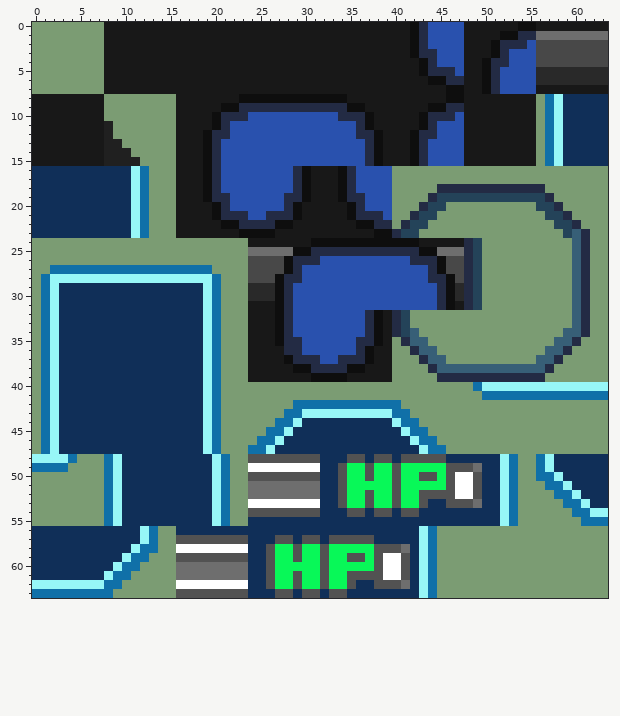
A pixel-art sprite gets an edit: graphics/party_menu/bg.png. Above: the version before the commit.
The file is 64x64 pixels. Colours within 5 levels of each other are drawn and written as one.
Once edited:
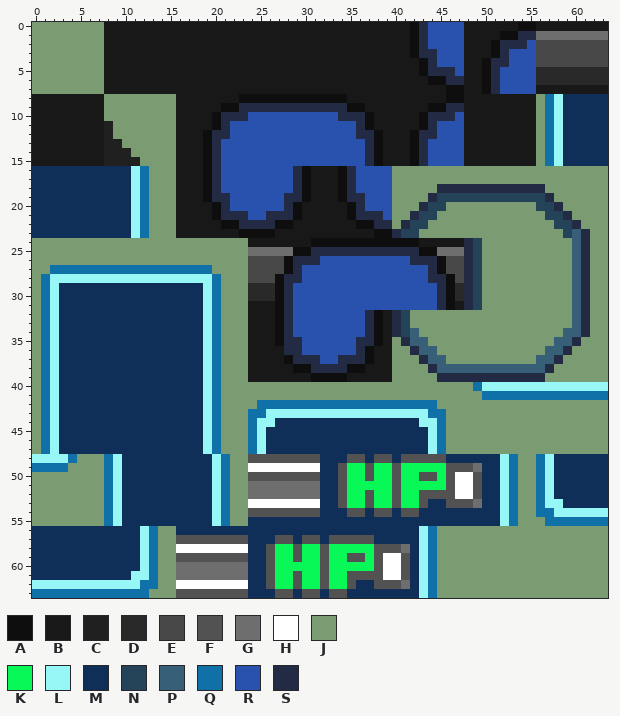
Palette (. is transparent): A #0e0e0e  B #181818  C #202020  D #292929  E #484848  F #525252  G #6e6e6e  H #ffffff  J #7b9c73  K #08f858  L #97f7f7  M #102f58  N #244359  P #375f77  Q #1070a8  R #2951ae  S #232b44
What changed:
{"y":42,"x":25,"old":"JJJJ","new":"QQQQ"}
{"y":42,"x":41,"old":"JJJJ","new":"QQQQ"}
{"y":43,"x":24,"old":"JJJJQQ","new":"QQLLLL"}
{"y":43,"x":40,"old":"QQJJJJ","new":"LLLLQQ"}
{"y":44,"x":24,"old":"JJJQQL","new":"QLLMMM"}
{"y":44,"x":40,"old":"LQQJJJ","new":"MMMLLQ"}
{"y":45,"x":24,"old":"JJQQL","new":"QLMMM"}
{"y":45,"x":41,"old":"LQQJJ","new":"MMMLQ"}
{"y":46,"x":24,"old":"JQQL","new":"QLMM"}
{"y":46,"x":42,"old":"LQQJ","new":"MMLQ"}
{"y":47,"x":25,"old":"QL","new":"LM"}
{"y":47,"x":43,"old":"LQ","new":"ML"}
{"y":50,"x":57,"old":"QL","new":"LM"}
{"y":51,"x":56,"old":"JQQL","new":"QLMM"}
{"y":52,"x":56,"old":"JJQQL","new":"QLMMM"}
{"y":53,"x":56,"old":"JJJQQL","new":"QLLMMM"}
{"y":54,"x":56,"old":"JJJJQQ","new":"QQLLLL"}
{"y":55,"x":57,"old":"JJJJ","new":"QQQQ"}
{"y":58,"x":11,"old":"LQ","new":"ML"}
{"y":59,"x":10,"old":"LQQJ","new":"MMLQ"}
{"y":60,"x":9,"old":"LQQJJ","new":"MMMLQ"}
{"y":61,"x":8,"old":"LQQJJJ","new":"MMMLLQ"}
{"y":62,"x":8,"old":"QQJJJJ","new":"LLLLQQ"}
{"y":63,"x":9,"old":"JJJJ","new":"QQQQ"}
{"label":"changed","picture_box":[248,400,302,454]}
{"label":"changed","picture_box":[392,400,446,454]}
{"label":"changed","picture_box":[536,472,590,526]}
{"label":"changed","picture_box":[104,544,158,598]}
